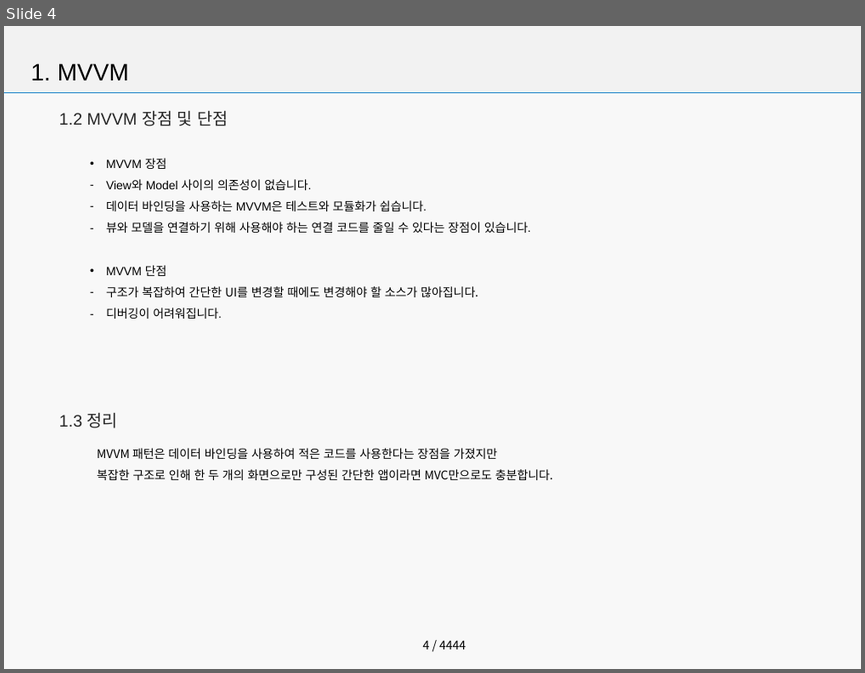
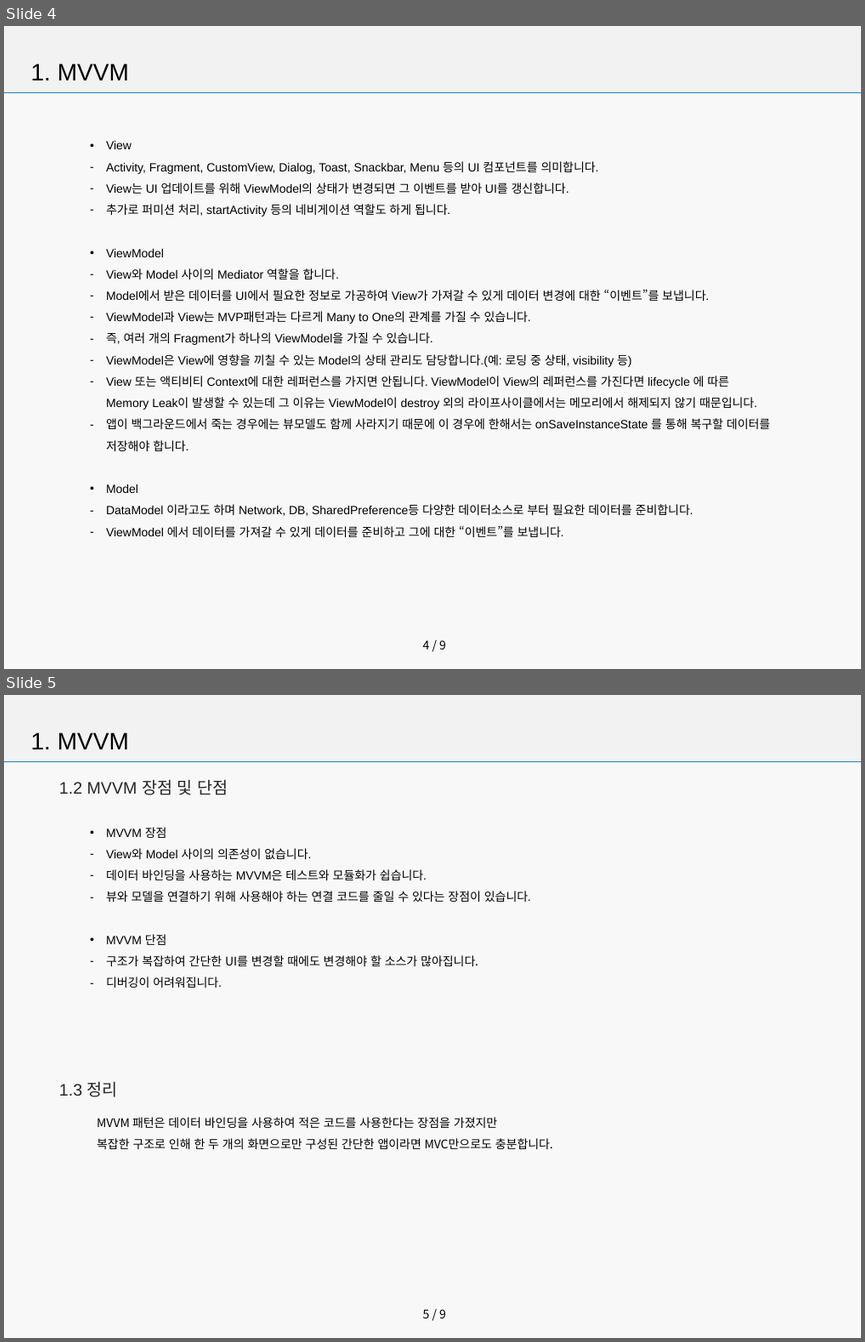
Before and after one commit to seoyoon630/MVVMDemo, a slide deck: Android MVVM.pptx. Shown one above the other, each under a label of ours: slide 4 before the commit, slides 4 and 5 after it. The pictures are 865x673 and 865x1342 pixels, drawn with LibreOffice and Linux fonts; fonts in the diff are those of the drawing; background and template pictures are left out. Boxes give left, top, right and bottom in pixels: in the first picture for what was removed or moved away, otherwise in the second. Text is boxed around its words. In the diff, an @@ line names an element or a change of style, - is before the commit and + after.

Commit message:
소스 정리 및 PPT 자료 수정

```diff
--- a/Android MVVM.pptx
+++ b/Android MVVM.pptx
@@ slide 4 added at (4,26,861,669), background #F2F2F2 at 50% opacity; not listed: 3 template elements that a slide beside it also shows @@
@@ text added at (31,63,129,80), 20 pt, text #000000 @@
+  1. MVVM
@@ text added at (106,141,770,537), 10 pt, text #000000 @@
+• View
+– Activity, Fragment, CustomView, Dialog, Toast, Snackbar, Menu 등의 UI 컴포넌트를 의미합니다.
+– View는 UI 업데이트를 위해 ViewModel의 상태가 변경되면 그 이벤트를 받아 UI를 갱신합니다.
+– 추가로 퍼미션 처리, startActivity 등의 네비게이션 역할도 하게 됩니다.
+• ViewModel
+– View와 Model 사이의 Mediator 역할을 합니다.
+– Model에서 받은 데이터를 UI에서 필요한 정보로 가공하여 View가 가져갈 수 있게 데이터 변경에 대한 “이벤트”를 보냅니다.
+– ViewModel과 View는 MVP패턴과는 다르게 Many to One의 관계를 가질 수 있습니다.
+– 즉, 여러 개의 Fragment가 하나의 ViewModel을 가질 수 있습니다.
+– ViewModel은 View에 영향을 끼칠 수 있는 Model의 상태 관리도 담당합니다.(예: 로딩 중 상태, visibility 등)
+– View 또는 액티비티 Context에 대한 레퍼런스를 가지면 안됩니다. ViewModel이 View의 레퍼런스를 가진다면 lifecycle 에 따른 Memory Leak이 발생할 수 있는데 그 이유는 ViewModel이 destroy 외의 라이프사이클에서는 메모리에서 해제되지 않기 때문입니다.
+– 앱이 백그라운드에서 죽는 경우에는 뷰모델도 함께 사라지기 때문에 이 경우에 한해서는 onSaveInstanceState 를 통해 복구할 데이터를 저장해야 합니다.
+• Model
+– DataModel 이라고도 하며 Network, DB, SharedPreference등 다양한 데이터소스로 부터 필요한 데이터를 준비합니다.
+– ViewModel 에서 데이터를 가져갈 수 있게 데이터를 준비하고 그에 대한 “이벤트”를 보냅니다.
@@ what was slide 4 is now slide 5 @@
@@ page number at (423,1309,446,1318): text changed @@
-4 / 4444
+5 / 9
```
Also in this commit, not shown: 2 slides changed, 4 other slides added, 1 slide removed, 1 other file.
